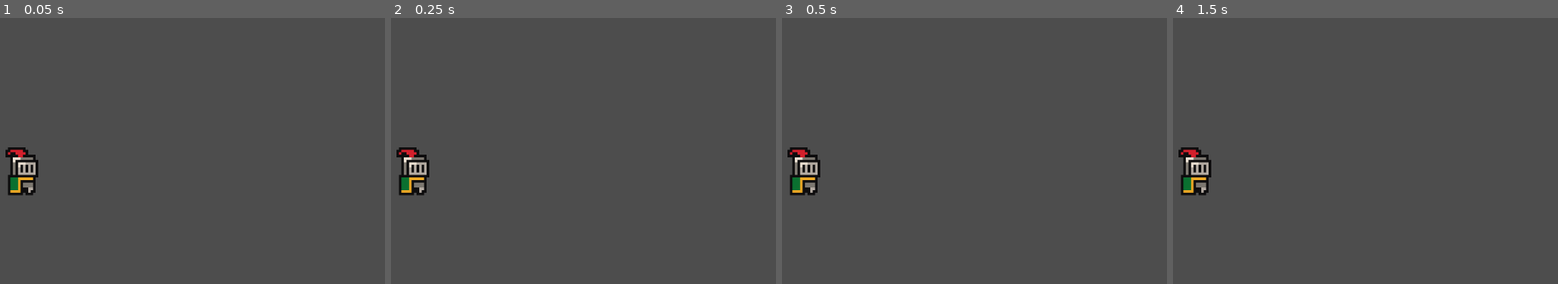
Above: before the commit, frames 1-4 (left to right).
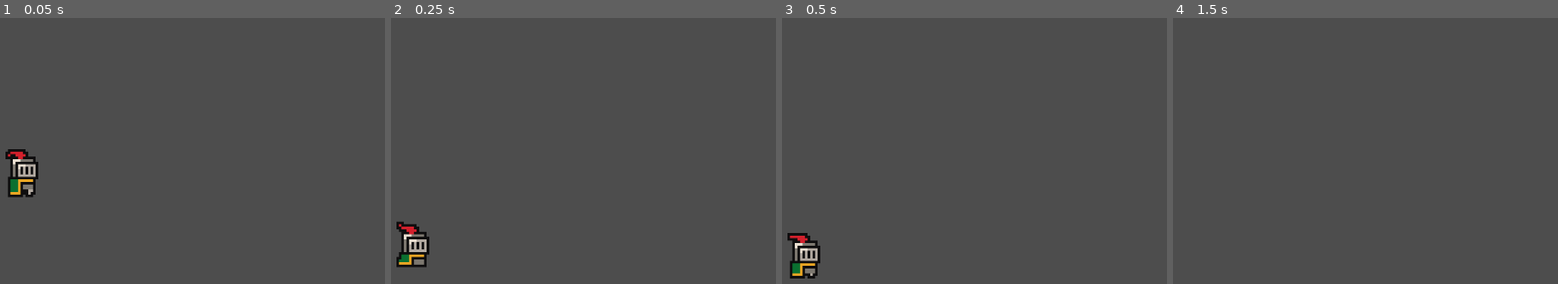
Above: after the commit, the same moments.

Repository: ScrambledOmelets/2nd_godot_tutorial
Game: Godot game, scene res://scenes/game.tscn
Same seed, same stepped clock (60 frames per second), same inputs: the game is played once before the commit and once after it.
Inputs:
- Up to frame 1 (0.05 s): no input
- Up to frame 2 (0.25 s): no input
- Up to frame 3 (0.5 s): no input
- Up to frame 4 (1.5 s): tap Enter (ui_accept) at 0.5, 0.6, 0.77, 1.07, 1.35 s; hold Right (ui_right) from 0.53 s (still down)

The runs differ from the first frame. In frame 1, 0.6% of the frame differs, in the area x 1-10%, y 48-68%; in frame 2, 2.4%, in the area x 1-10%, y 48-94%; in frame 3, 2.4%; in frame 4, 1.2%.

Commit message:
char movement invis ground

Diff:
--- a/scenes/game.tscn
+++ b/scenes/game.tscn
@@ -1,6 +1,8 @@
-[gd_scene load_steps=2 format=3 uid="uid://dbsjisk2gblqf"]
+[gd_scene load_steps=3 format=3 uid="uid://dbsjisk2gblqf"]
 
 [ext_resource type="PackedScene" uid="uid://fjwwpfeko8bi" path="res://scenes/player.tscn" id="1_esqln"]
+
+[sub_resource type="WorldBoundaryShape2D" id="WorldBoundaryShape2D_safux"]
 
 [node name="Game" type="Node2D"]
 
@@ -8,3 +10,9 @@
 
 [node name="Camera2D" type="Camera2D" parent="."]
 zoom = Vector2(4, 4)
+
+[node name="StaticBody2D" type="StaticBody2D" parent="."]
+
+[node name="CollisionShape2D" type="CollisionShape2D" parent="StaticBody2D"]
+position = Vector2(0, 33)
+shape = SubResource("WorldBoundaryShape2D_safux")
--- a/scenes/player.tscn
+++ b/scenes/player.tscn
@@ -1,5 +1,6 @@
-[gd_scene load_steps=8 format=3 uid="uid://fjwwpfeko8bi"]
+[gd_scene load_steps=9 format=3 uid="uid://fjwwpfeko8bi"]
 
+[ext_resource type="Script" path="res://scripts/player.gd" id="1_cv44n"]
 [ext_resource type="Texture2D" uid="uid://b7nkynw5lnly8" path="res://brackeys_platformer_assets/sprites/knight.png" id="1_dphsp"]
 
 [sub_resource type="AtlasTexture" id="AtlasTexture_w8tha"]
@@ -43,6 +44,7 @@
 
 [node name="Player" type="CharacterBody2D"]
 position = Vector2(1, -12)
+script = ExtResource("1_cv44n")
 metadata/_edit_group_ = true
 
 [node name="AnimatedSprite2D" type="AnimatedSprite2D" parent="."]
--- /dev/null
+++ b/scripts/player.gd
@@ -0,0 +1,28 @@
+extends CharacterBody2D
+
+
+const SPEED = 300.0
+const JUMP_VELOCITY = -400.0
+
+func _ready() -> void:
+	$AnimatedSprite2D.play()
+
+
+func _physics_process(delta: float) -> void:
+	# Add the gravity.
+	if not is_on_floor():
+		velocity += get_gravity() * delta
+
+	# Handle jump.
+	if Input.is_action_just_pressed("ui_accept") and is_on_floor():
+		velocity.y = JUMP_VELOCITY
+
+	# Get the input direction and handle the movement/deceleration.
+	# As good practice, you should replace UI actions with custom gameplay actions.
+	var direction := Input.get_axis("ui_left", "ui_right")
+	if direction:
+		velocity.x = direction * SPEED
+	else:
+		velocity.x = move_toward(velocity.x, 0, SPEED)
+
+	move_and_slide()
